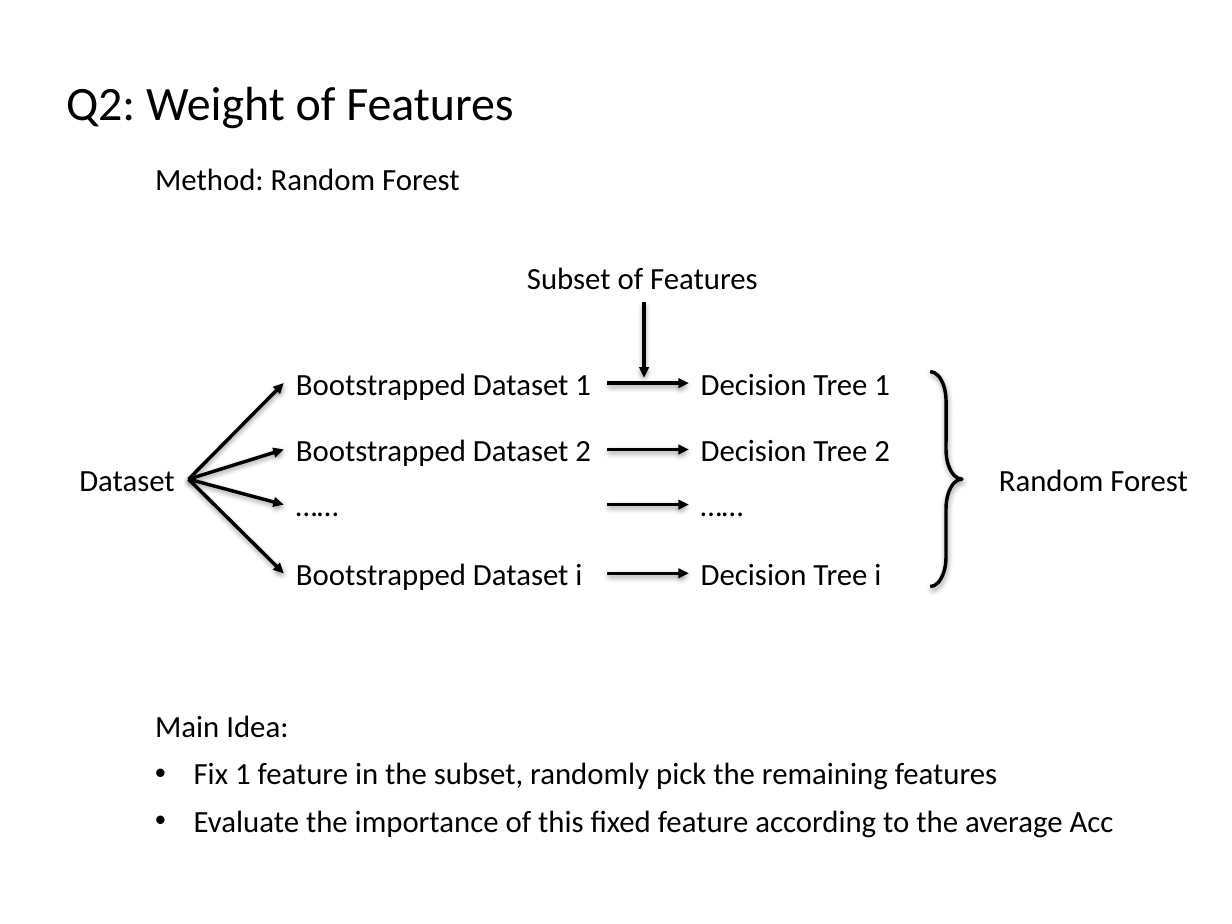
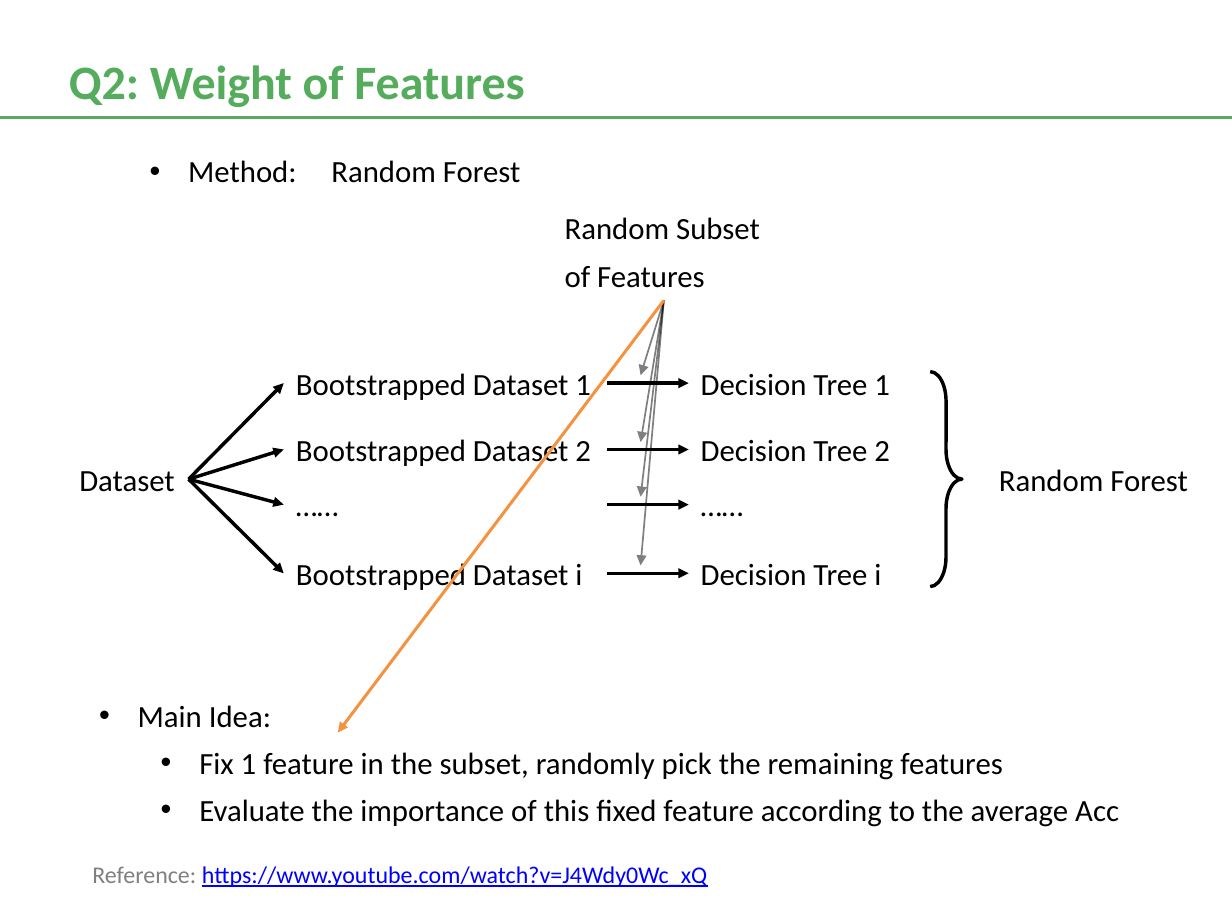
Before and after one commit to frostace/BinaryClassification, a slide deck: slide 9 of DataSciencePres.pptx. Drawn at 1232x924 pixels with LibreOffice and Linux fonts; fonts in the diff are those of the drawing. Boxes give left, top, right and bottom in pixels: in the first picture for what was removed or moved away, otherwise in the second. Text is boxed around its words. In the diff, an @@ line names an element or a change of style, - is before the commit and + after.

```diff
--- a/DataSciencePres.pptx
+++ b/DataSciencePres.pptx
@@ text "Q2: Weight of Features": place and size @@
-text "Q2: Weight of Features" at [66,86,513,129]
+text "Q2: Weight of Features" at [69,65,524,107]
@@ text "Q2: Weight of Features" at [69,65,524,107]: text colour #000000 to #54AC5C, bold on; more space between paragraphs @@
@@ line added from (0, 117) to (1232, 117), #54AC5C 1.38 pt @@
@@ text "Method: Random Forest": place and size @@
-text "Method: Random Forest" at [155,168,460,191]
+text "Method: Random Forest" at [188,160,521,183]
@@ text "Method: Random Forest" at [188,160,521,183]: bullet none to • @@
@@ text at [565,217,760,288]: text changed @@
-Subset of Features
+Random Subset
+of Features
@@ arrow added from (664, 301) to (338, 733), #F69240 1.75 pt @@
@@ arrow moved from (644, 302) - (644, 377) to (664, 301) - (641, 376) @@
@@ arrow (664, 301) - (641, 376): stroke #000000 2 pt to #000000 1 pt @@
@@ arrow added from (664, 301) to (641, 442), #000000 1 pt @@
@@ arrow added from (664, 301) to (641, 496), #000000 1 pt @@
@@ arrow added from (664, 301) to (641, 565), #000000 1 pt @@
@@ right brace at [930,372,962,586]: shadow off @@
@@ text "Main Idea:": place and size @@
-text "Main Idea:" at [155,715,1114,838]
+text "Main Idea:" at [138,705,1119,827]
@@ text "Main Idea:" at [138,705,1119,827]: bullet none to •; list level 1 to 2 in "Fix 1 feature in the ..."; list level 1 to 2 in "Evaluate the importance of this ..." @@
@@ text added at [92,866,707,887], 14 pt, text #0000FF, underline @@
+Reference: https://www.youtube.com/watch?v=J4Wdy0Wc_xQ
```
Also in this commit, not shown: 11 other slides changed, 4 slides added, 5 slides removed, 8 other files.
